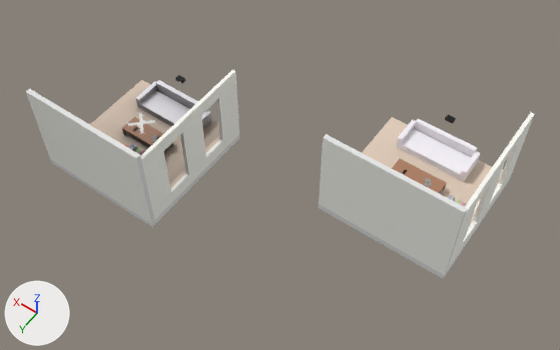
Renders of the Blender file ZS3/C++/unusualShadowMapping/resources/models/livingr.blend from each side of a commit.
Camera for both pictures: a 50 mm lens placed at (-11.33, 9.36, 17.02), pointed at (-4.01, -0.9, 0.9). The lights are fixed; the arrows at lower left show +X, +Y and +Z.

Script lines for the objects in view, before the commit:
```python
ob_cube = bpy.data.objects.new('Cube', me_cube)
ob_cube.location = (0.0, 0.0, 0.0)
ob_cube_002 = bpy.data.objects.new('Cube.002', me_cube_003)
ob_cube_002.location = (-6.88, -4.8, 1.38)
ob_cube_002.scale = (0.135, 0.135, 0.135)
```
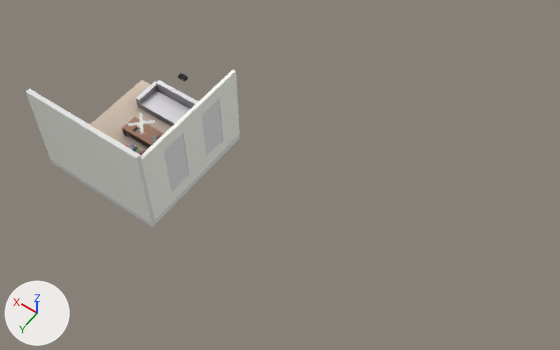
Boxes (x1, y1, x2, y2) around the edits, measured in the pictures (560 x 350 px):
'Cube.002', hidden: before (318, 112, 534, 279)
'Plane', added: after (164, 99, 223, 192)

The change, as a list of edits to the scene's bpy script:
```text
Add me_plane:
    me_plane.from_pydata([(-1.86, -1.17, 2.28), (-1.86, -1.17, 0.57), (-1.86, -0.43, 2.28), (-1.86, -0.43, 0.57), (-1.86, 0.3, 2.28), (-1.86, 0.3, 0.57), (-1.86, 1.04, 2.28), (-1.86, 1.04, 0.57)], [], [(0, 1, 3, 2), (4, 5, 7, 6)])
Change ob_cube_002:
    add ob_cube_002.hide_set(True)
Add ob_plane:
    ob_plane = bpy.data.objects.new('Plane', me_plane)
    ob_plane.location = (0.0, 0.0, 0.0)
```
